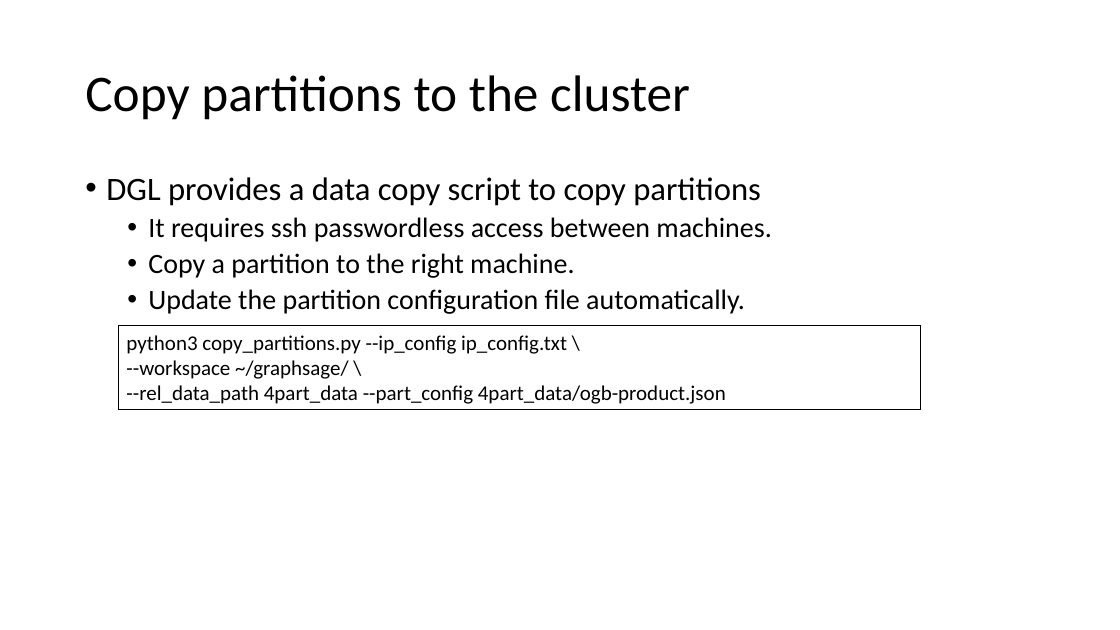
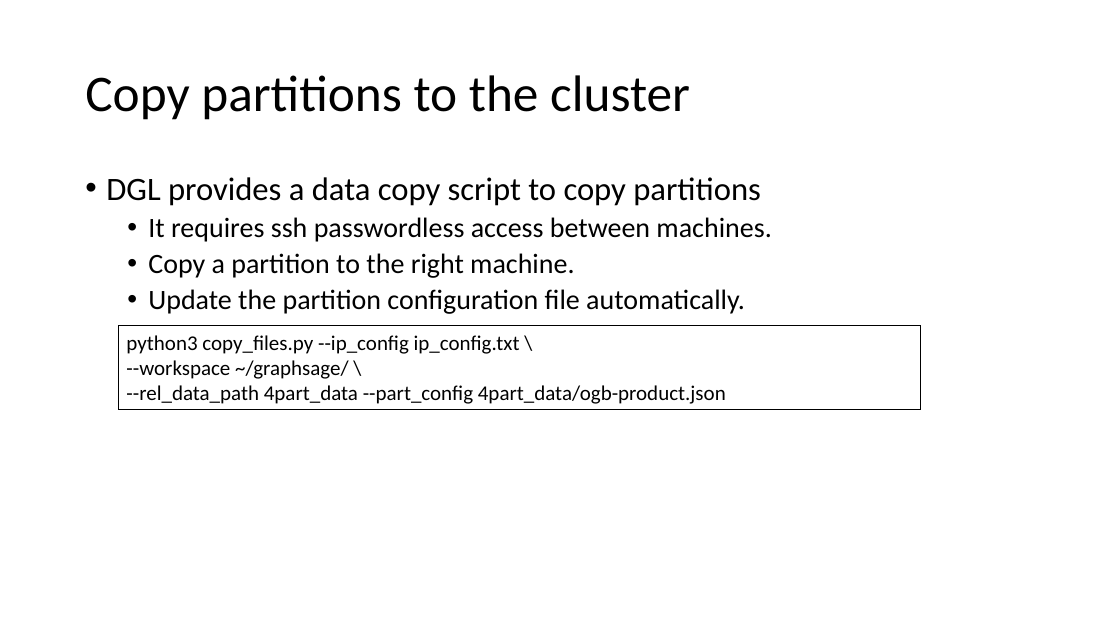
Before and after one commit to dglai/KDD20-Hands-on-Tutorial, a slide deck: slide 23 of 5-distributed/distributed training tutorial.pptx. Drawn at 1120x630 pixels with LibreOffice and Linux fonts; fonts in the diff are those of the drawing. Boxes give left, top, right and bottom in pixels: in the first picture for what was removed or moved away, otherwise in the second. Text is boxed around its words. In the diff, an @@ line names an element or a change of style, - is before the commit and + after.

```diff
--- a/5-distributed/distributed training tutorial.pptx
+++ b/5-distributed/distributed training tutorial.pptx
@@ text in rectangle at box(126, 335, 520, 354): text changed @@
-python3 copy_partitions.py --ip_config ip_config.txt \
+python3 copy_files.py --ip_config ip_config.txt \
```
Also in this commit, not shown: 7 other slides changed.
